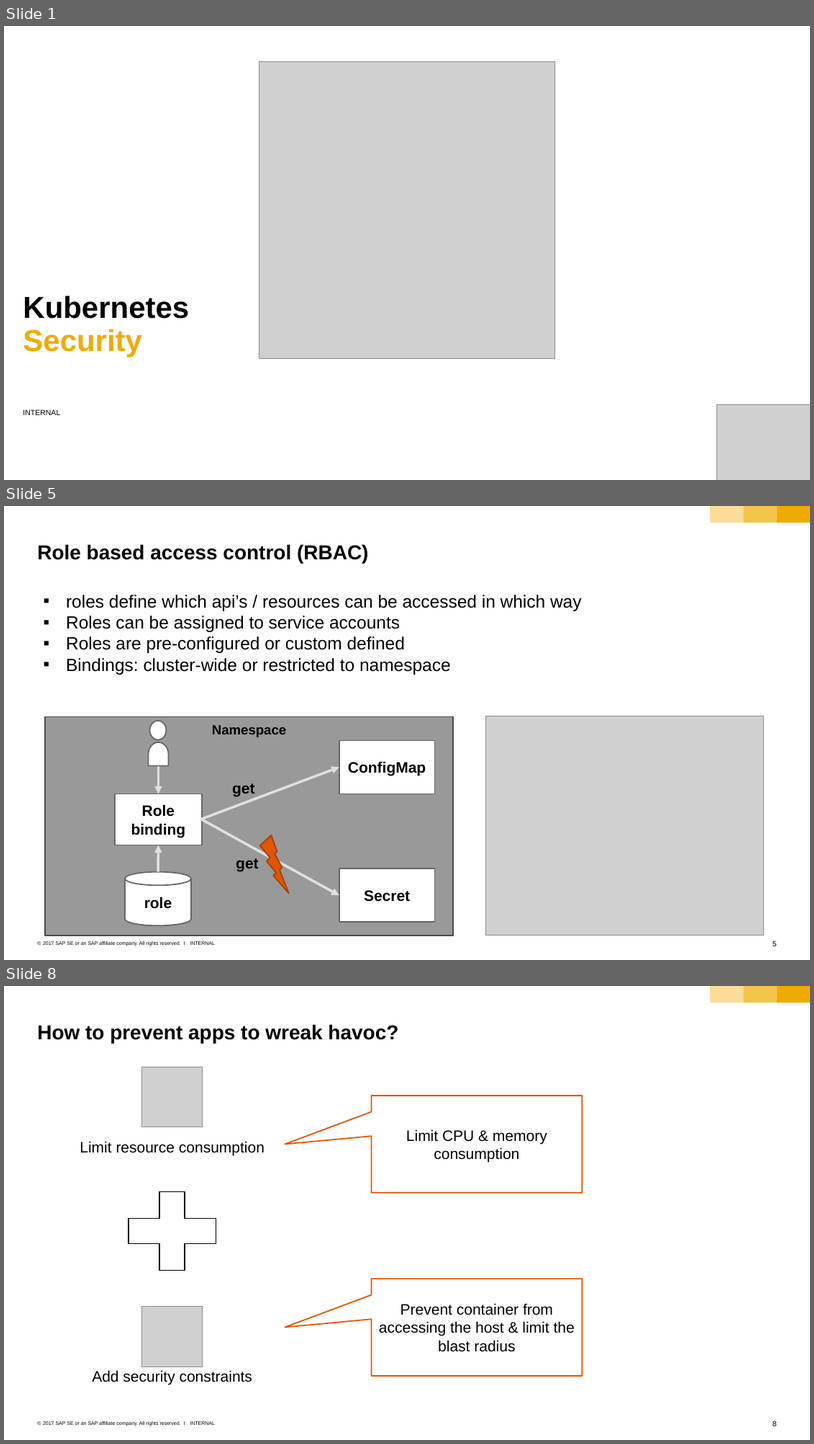
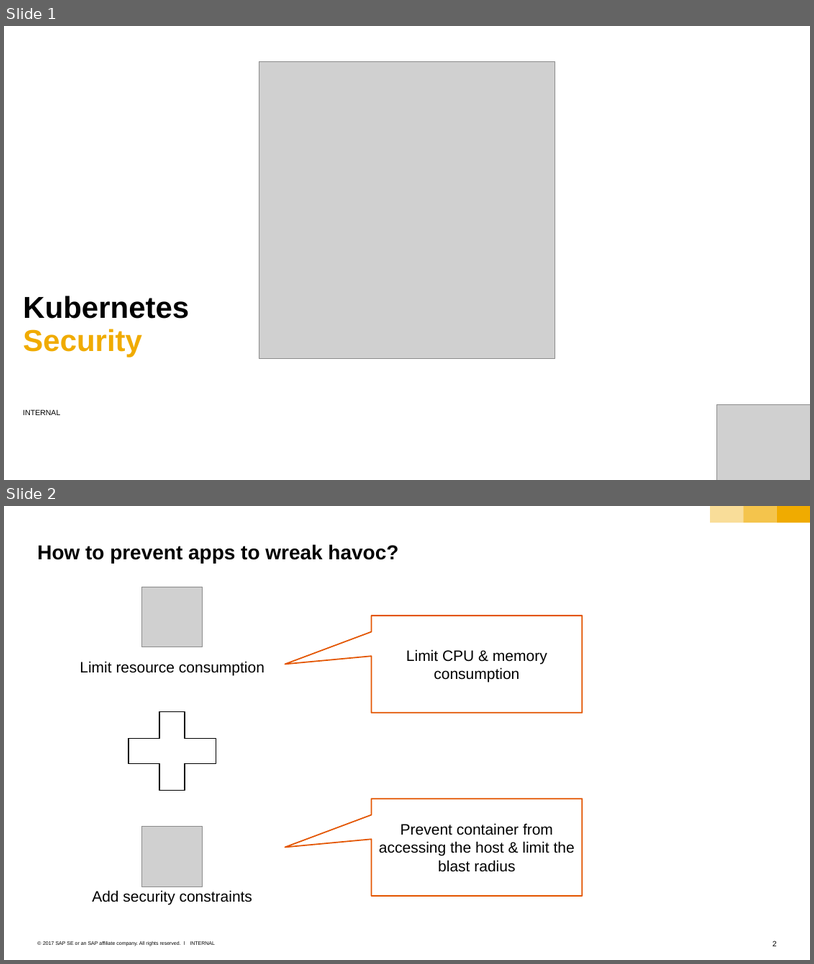
Before and after one commit to cuijiyao01/docker-k8s-training, a slide deck: kubernetes/11_2_security.pptx. Shown one above the other, each under a label of ours: slides 1, 5 and 8 before the commit, slides 1 and 2 after it; the slides between them are not shown. The pictures are 814x1444 and 814x964 pixels, drawn with LibreOffice and Linux fonts; fonts in the diff are those of the drawing; grey boxes stand for pictures; background and template pictures are left out. Boxes give left, top, right and bottom in pixels: in the first picture for what was removed or moved away, otherwise in the second. Text is boxed around its words. In the diff, an @@ line names an element or a change of style, - is before the commit and + after.

```diff
--- a/kubernetes/11_2_security.pptx
+++ b/kubernetes/11_2_security.pptx
@@ slide 5 removed at (4,506,810,960), background #FFFFFF; not listed: 6 template elements that a slide beside it also shows @@
@@ title removed at (37,544,369,563) @@
-Role based access control (RBAC)
@@ text removed at (66,595,582,674) @@
-▪ roles define which api’s / resources can be accessed in which way
-▪ Roles can be assigned to service accounts
-▪ Roles are pre-configured or custom defined
-▪ Bindings: cluster-wide or restricted to namespace
@@ rectangle removed at (45,716,454,934) @@
-Namespace
@@ ellipse removed at (149,721,166,740) @@
@@ picture removed at (486,716,764,934) @@
@@ flow chart delay removed at (149,741,168,765) @@
@@ rectangle removed at (340,740,435,793) @@
-ConfigMap
@@ arrow removed from (158, 765) to (158, 794) @@
@@ arrow removed from (201, 819) to (340, 767) @@
@@ text removed at (232,783,255,796) @@
-get
@@ rectangle removed at (115,794,202,845) @@
-Role binding
@@ arrow removed from (202, 819) to (340, 895) @@
@@ arrow removed from (158, 871) to (158, 844) @@
@@ lightning bolt removed at (260,835,288,893) @@
@@ cylinder removed at (125,871,191,925) @@
-role
@@ text removed at (236,858,258,871) @@
-get
@@ rectangle removed at (340,868,435,921) @@
-Secret
@@ what was slide 8 is now slide 2 @@
@@ page number at (773,940,777,946): text changed @@
-8
+2
```
Also in this commit, not shown: 2 slides changed, 9 other slides removed, 3 other files.
